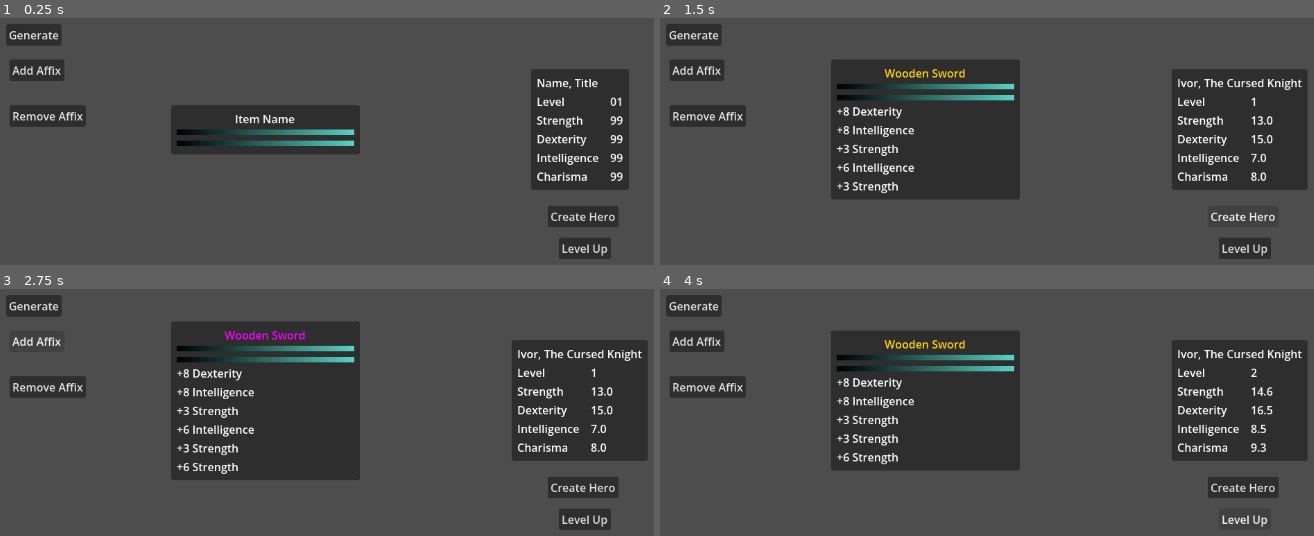
Above: before the commit, frames 1-4 (two rows, left to right).
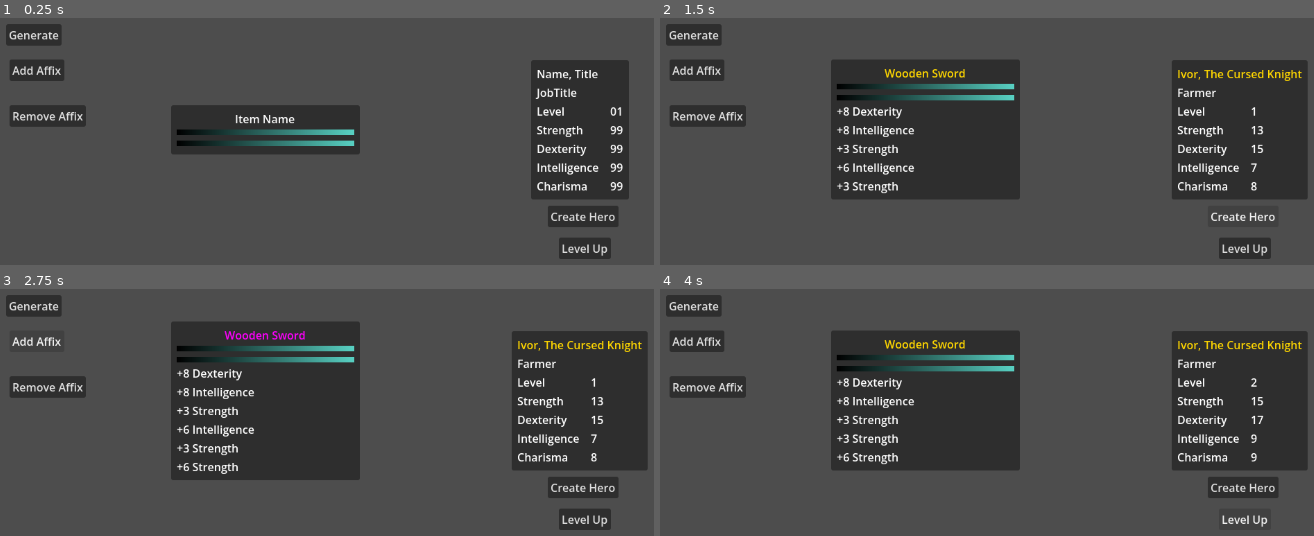
Above: after the commit, the same moments.

Repository: Tomohawk35/Crafting-Game
Game: Godot game, scene res://test_scene.tscn
The game is run twice, just before and just after one commit, with the same random seed, the same clock (stepped at 60 frames per second) and the same inputs. The project has no main scene, so this scene is started directly.
Inputs:
- Up to frame 1 (0.25 s): no input
- Up to frame 2 (1.5 s): click "Generate" at 0.5 s; click "Create Hero" at 1.25 s
- Up to frame 3 (2.75 s): click "Add Affix" at 2 s
- Up to frame 4 (4 s): click "Remove Affix" at 2.75 s; click "Level Up" at 3.5 s

The runs differ from the first frame. In frame 1, 3.5% of the frame differs, in the area x 81-97%, y 17-74%; in frame 2, 4.0%; in frame 3, 4.0%; in frame 4, 4.0%, in the area x 78-99%, y 17-74%.

Commit message:
Work on hero panel and equipment

Diff:
--- a/crafting-game/hero_data.gd
+++ b/crafting-game/hero_data.gd
@@ -13,7 +13,7 @@
 @export var hero_name : String
 @export var hero_title : String # Title could give some bonus to stats
 @export var hero_job : HeroJob # dictates Growth rate for stats and bonuses for certain quests
-@export var rarity : Constants.Rarity # Should affect base stats
+@export var rarity : Constants.Rarity # Affect base stats and stat growth
 @export var level : int = 1 # Should affect base stats
 
 @export_category("Base Stats")
@@ -30,7 +30,6 @@
 
 @export_category("Equipment")
 @export var weapon : EquipmentInstance
-@export var helmet : EquipmentInstance
 
 # TODO: Add the following
 #Rarity / Quantity Multiplier - affects quest rewards
--- a/crafting-game/hero_panel.gd
+++ b/crafting-game/hero_panel.gd
@@ -2,6 +2,7 @@
 class_name HeroPanel
 
 @onready var name_label: Label = %NameLabel
+@onready var class_label: Label = %ClassLabel
 @onready var level_label: Label = %LevelLabel
 @onready var strength_label: Label = %StrengthLabel
 @onready var dexterity_label: Label = %DexterityLabel
@@ -10,8 +11,10 @@
 
 func update_panel(hero: HeroData) -> void:
 	name_label.text = hero.hero_name + ", " + hero.hero_title
+	name_label.modulate = Constants.RARITY_COLORS[hero.rarity]
+	class_label.text = hero.hero_job.job_name
 	level_label.text = str(hero.level)
-	strength_label.text = str(hero.strength)
-	dexterity_label.text = str(hero.dexterity)
-	intelligence_label.text = str(hero.intelligence)
-	charisma_label.text = str(hero.charisma)
+	strength_label.text = str(int(round(hero.strength)))
+	dexterity_label.text = str(int(round(hero.dexterity)))
+	intelligence_label.text = str(int(round(hero.intelligence)))
+	charisma_label.text = str(int(round(hero.charisma)))
--- a/crafting-game/hero_panel.tscn
+++ b/crafting-game/hero_panel.tscn
@@ -35,6 +35,11 @@
 unique_name_in_owner = true
 layout_mode = 2
 text = "Name, Title"
+
+[node name="ClassLabel" type="Label" parent="PanelContainer/MarginContainer/VBoxContainer" unique_id=1255691778]
+unique_name_in_owner = true
+layout_mode = 2
+text = "JobTitle"
 
 [node name="HBoxContainer" type="HBoxContainer" parent="PanelContainer/MarginContainer/VBoxContainer" unique_id=849082756]
 layout_mode = 2
--- a/crafting-game/items/equipment_instance.gd
+++ b/crafting-game/items/equipment_instance.gd
@@ -9,9 +9,21 @@
 @export var explicit_affixes : Array[AffixInstance] = []
 @export var affix_limit : int
 @export var rarity : Constants.Rarity
+@export var total_stats : Dictionary
 
 func _update_stats() -> void:
 	rarity = get_rarity()
+	total_stats = {}
+	for a in implicit_affixes:
+		if total_stats.has(a.affix_data.stat_name):
+			total_stats[a.affix_data.stat_name] += a.value
+		else:
+			total_stats[a.affix_data.stat_name] = a.value
+	for a in explicit_affixes:
+		if total_stats.has(a.affix_data.stat_name):
+			total_stats[a.affix_data.stat_name] += a.value
+		else:
+			total_stats[a.affix_data.stat_name] = a.value
 	stats_updated.emit()
 
 func get_rarity() -> Constants.Rarity:
--- a/crafting-game/test_scene.gd
+++ b/crafting-game/test_scene.gd
@@ -23,8 +23,8 @@
 	if item:
 		item.stats_updated.disconnect(_update_tooltip)
 	item = ItemGenerator.generate_equipment()
-	_update_tooltip()
 	item.stats_updated.connect(_update_tooltip)
+	item._update_stats()
 
 func _update_tooltip() -> void:
 	if item == null:
Not shown, changed: crafting-game/notes.txt
